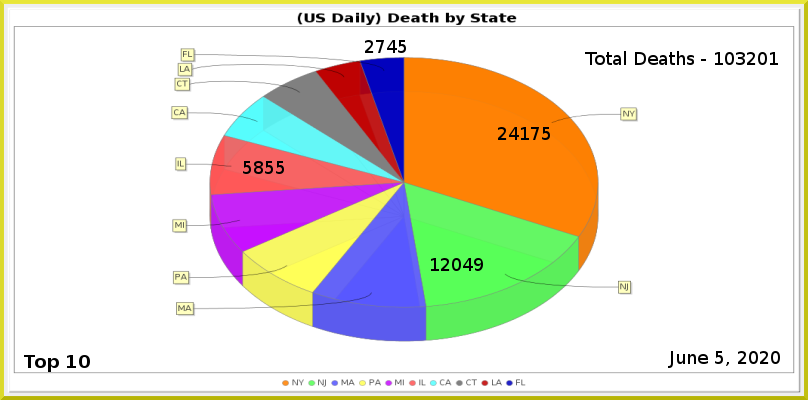
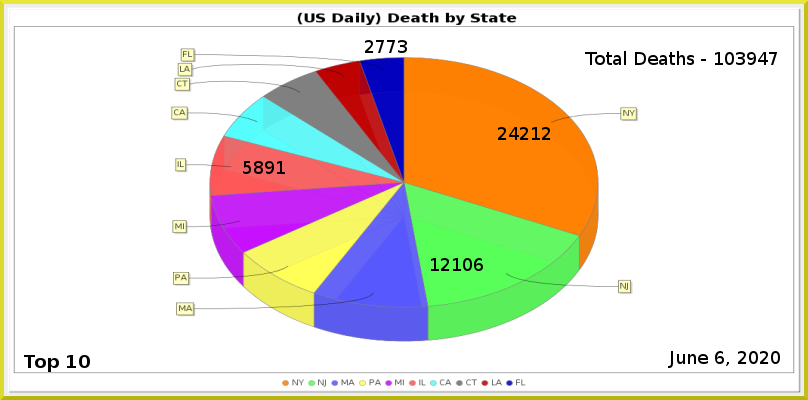
Layers edited between the first and the second 808 x 400 image:
painted on "Least" over left=387, top=40, right=407, bottom=53
painted on "MI" over left=265, top=161, right=285, bottom=174
painted on "NJ" over left=452, top=258, right=483, bottom=271
painted on "NY" over left=520, top=127, right=551, bottom=140
renamed "Total Deaths - 103201" to "Total Deaths - 103947", painted on it over left=747, top=52, right=778, bottom=65
painted on "Current Date" over left=715, top=351, right=724, bottom=364
painted on "Death_by_State.png" over left=171, top=48, right=638, bottom=342
